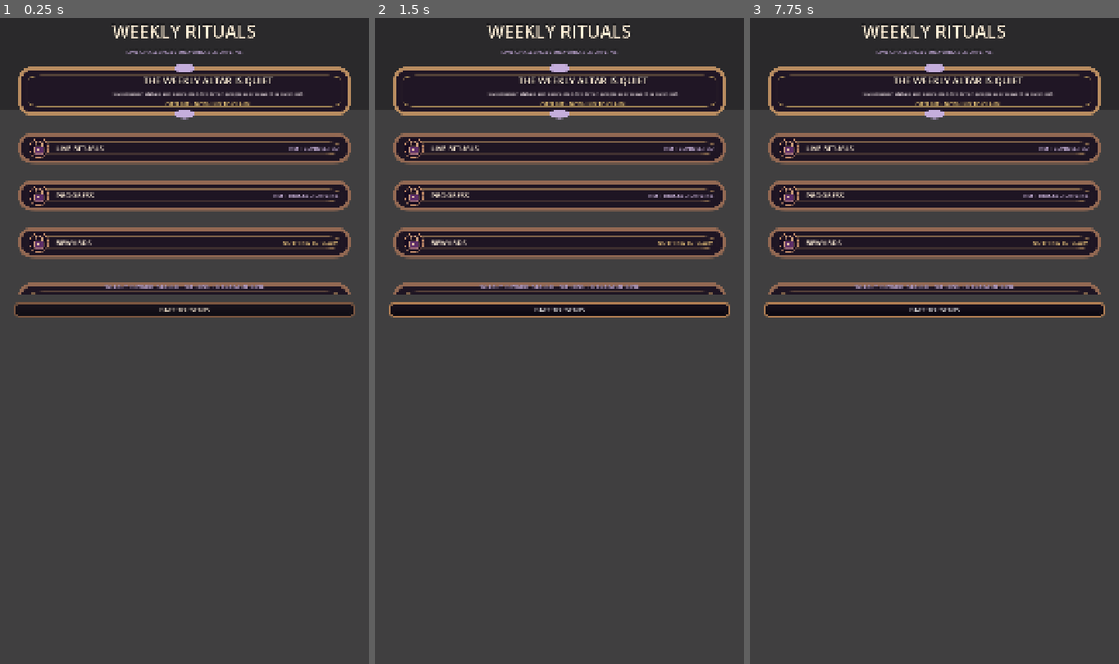
Above: before the commit, frames 1-3 (left to right).
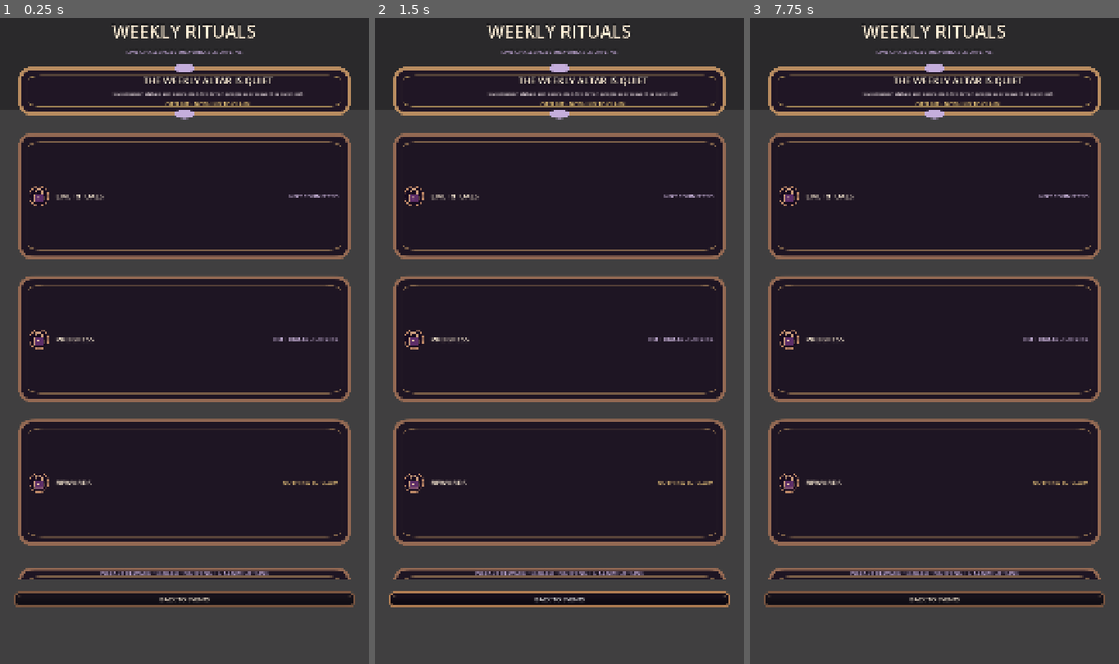
Above: after the commit, the same moments.

Repository: Jay-prodesign/akilta-match3
Game: Godot game, scene res://src/ui/missions/weekly_missions_screen.tscn
The game is run twice, just before and just after one commit, with the same random seed, the same clock (stepped at 60 frames per second) and the same inputs. This scene is started directly instead of the project's main scene.
Inputs (mouse positions are in pixels of both pictures, inside the frame that each line leads up to):
- Up to frame 1 (0.25 s): no input
- Up to frame 2 (1.5 s): tap Enter at 0.5 s; move the mouse to (640, 302) at 0.52 s; click (640, 302) at 0.67 s; click "BACK TO EVENTS" at 1.25 s
- Up to frame 3 (7.75 s): drag from (860, 366) to (916, 470) at 2.02 s; move the mouse to (971, 192) at 2.77 s; click (971, 192) at 2.92 s; drag from (916, 470) to (823, 237) at 3.52 s; move the mouse to (1045, 431) at 4.27 s; click (1045, 431) at 4.42 s; drag from (823, 237) to (879, 173) at 5.02 s; move the mouse to (952, 334) at 5.77 s; click (952, 334) at 5.92 s; drag from (879, 173) to (860, 366) at 6.52 s; move the mouse to (1015, 302) at 7.27 s; click (1015, 302) at 7.42 s

The runs differ from the first frame. In frame 1, 46% of the frame differs, in the area x 3-97%, y 18-92%; in frame 2, 46%; in frame 3, 46%.

Commit message:
Fill the Weekly Rituals stage with stacked mission rows

Diff:
--- a/src/ui/missions/weekly_missions_screen.gd
+++ b/src/ui/missions/weekly_missions_screen.gd
@@ -72,11 +72,11 @@
 	var altar_compact := empty_state.custom_minimum_size.y >= 170.0 and empty_state.custom_minimum_size.y <= 200.0 and reward_art.custom_minimum_size.x >= 110.0 and reward_art.custom_minimum_size.x <= 130.0 and reward_art.custom_minimum_size.y >= 110.0 and reward_art.custom_minimum_size.y <= 130.0
 	var status_rows := [feed_status, progress_status, reward_status]
 	var status_stack := $MissionLayout/MissionStatusStack as VBoxContainer
-	var status_stack_dense := status_stack != null and status_stack.size_flags_vertical != Control.SIZE_EXPAND_FILL and status_rows.all(func(row): return row != null and row.custom_minimum_size.y >= 120.0 and row.custom_minimum_size.y <= 136.0 and row.size_flags_vertical != Control.SIZE_EXPAND_FILL and row.get_theme_stylebox("panel") is StyleBoxTexture)
+	var status_stack_dense := status_stack != null and status_stack.size_flags_vertical == Control.SIZE_EXPAND_FILL and status_rows.all(func(row): return row != null and row.custom_minimum_size.y >= 120.0 and row.custom_minimum_size.y <= 136.0 and row.size_flags_vertical == Control.SIZE_EXPAND_FILL and row.get_theme_stylebox("panel") is StyleBoxTexture)
 	var truthful_status_copy := feed_state.text == "NOT CONNECTED" and progress_state.text == "NOT TRACKED OFFLINE" and reward_state.text == "NOTHING TO CLAIM"
 	var status_icons_loaded := [feed_icon, progress_icon, reward_icon].all(func(icon): return icon != null and icon.texture != null and String(icon.get_meta("asset_path", "")) == STATUS_SEAL_PATH)
-	var intentional_stage := stage_spacer != null and stage_spacer.size_flags_vertical != Control.SIZE_EXPAND_FILL and stage_spacer.custom_minimum_size.y <= 16.0 and ($MissionLayout as VBoxContainer).offset_bottom <= -150.0
-	var footer_record := opening_record.visible and opening_record.custom_minimum_size.y <= 64.0 and opening_record.text.contains("NOT …(257 unchanged characters)…
+	var intentional_stage := stage_spacer != null and stage_spacer.size_flags_vertical != Control.SIZE_EXPAND_FILL and stage_spacer.custom_minimum_size.y <= 2.0 and ($MissionLayout as VBoxContainer).offset_bottom <= -150.0
+	var footer_record := opening_record.visible and opening_record.custom_minimum_size.y >= 68.0 and opening_record.custom_minimum_size.y <= 78.0 and opening_record.text.contains("NOT …(257 unchanged characters)…
 	var world_visible := ($WorldShade as ColorRect).color.a <= 0.20 and ($HeaderShade as ColorRect).color.a <= 0.38
 	var return_actions := return_events.get_theme_stylebox("normal") is StyleBoxTexture and return_house.get_theme_stylebo …(343 unchanged characters)…
 	return {
--- a/src/ui/missions/weekly_missions_screen.tscn
+++ b/src/ui/missions/weekly_missions_screen.tscn
@@ -190,13 +190,13 @@
 
 [node name="MissionStatusStack" type="VBoxContainer" parent="MissionLayout"]
 layout_mode = 2
-size_flags_vertical = 0
+size_flags_vertical = 3
 theme_override_constants/separation = 10
 
 [node name="FeedStatus" type="PanelContainer" parent="MissionLayout/MissionStatusStack"]
 custom_minimum_size = Vector2(0, 128)
 layout_mode = 2
-size_flags_vertical = 0
+size_flags_vertical = 3
 
 [node name="Content" type="HBoxContainer" parent="MissionLayout/MissionStatusStack/FeedStatus"]
 layout_mode = 2
@@ -240,7 +240,7 @@
 [node name="ProgressStatus" type="PanelContainer" parent="MissionLayout/MissionStatusStack"]
 custom_minimum_size = Vector2(0, 128)
 layout_mode = 2
-size_flags_vertical = 0
+size_flags_vertical = 3
 
 [node name="Content" type="HBoxContainer" parent="MissionLayout/MissionStatusStack/ProgressStatus"]
 layout_mode = 2
@@ -284,7 +284,7 @@
 [node name="RewardStatus" type="PanelContainer" parent="MissionLayout/MissionStatusStack"]
 custom_minimum_size = Vector2(0, 128)
 layout_mode = 2
-size_flags_vertical = 0
+size_flags_vertical = 3
 
 [node name="Content" type="HBoxContainer" parent="MissionLayout/MissionStatusStack/RewardStatus"]
 layout_mode = 2
@@ -326,18 +326,18 @@
 mouse_filter = 2
 
 [node name="WorldStageSpacer" type="Control" parent="MissionLayout"]
-custom_minimum_size = Vector2(0, 10)
+custom_minimum_size = Vector2(0, 0)
 layout_mode = 2
 size_flags_vertical = 0
 mouse_filter = 2
 
 [node name="MissionOpeningRecord" type="Label" parent="MissionLayout"]
-custom_minimum_size = Vector2(0, 58)
+custom_minimum_size = Vector2(0, 72)
 layout_mode = 2
 theme_override_colors/font_color = Color(0.82, 0.72, 0.90, 1)
 theme_override_colors/font_outline_color = Color(0.02, 0.014, 0.028, 0.92)
 theme_override_constants/outline_size = 2
-theme_override_font_sizes/font_size = 17
+theme_override_font_sizes/font_size = 18
 text = "WEEKLY REWARD · SEALED · NOTHING TO CLAIM OFFLINE"
 horizontal_alignment = 1
 vertical_alignment = 1
--- a/tests/unit/test_weekly_missions_screen.gd
+++ b/tests/unit/test_weekly_missions_screen.gd
@@ -57,8 +57,8 @@
 	_expect(feed_row != null and feed_row.get_theme_stylebox("panel") is StyleBoxTexture and feed_state != null and feed_state.text == "NOT CONNECTED", "Weekly Rituals live-feed row must stay truthful and asset-backed")
 	_expect(progress_row != null and progress_row.get_theme_stylebox("panel") is StyleBoxTexture and progress_state != null and progress_state.text == "NOT TRACKED OFFLINE", "Weekly Rituals progress row must not fabricate offline progress")
 	_expect(reward_row != null and reward_row.get_theme_stylebox("panel") is StyleBoxTexture and reward_state != null and reward_state.text == "NOTHING TO CLAIM", "Weekly Rituals reward row must not fabricate a claim")
-	_expect(stage_spacer != null and stage_spacer.size_flags_vertical != Control.SIZE_EXPAND_FILL and stage_spacer.custom_minimum_size.y <= 16.0, "Weekly Rituals compact world gap drifted")
-	_expect(record != null and record.visible and record.custom_minimum_size.y <= 64.0 and record.text.contains("NOTHING TO CLAIM"), "Weekly Rituals footer must truthfully seal the unavailable reward area")
+	_expect(stage_spacer != null and stage_spacer.size_flags_vertical != Control.SIZE_EXPAND_FILL and stage_spacer.custom_minimum_size.y <= 2.0, "Weekly Rituals empty world corridor returned")
+	_expect(record != null and record.visible and record.custom_minimum_size.y >= 68.0 and record.custom_minimum_size.y <= 78.0 and record.text.contains("NOTHING TO CLAIM"), "Weekly Rituals footer must truthfully seal the unavailable reward area")
 	_expect(record != null and record.get_theme_stylebox("normal") is StyleBoxTexture, "Weekly Rituals sealed reward footer must render on quiet production chrome")
 
 	var event_signal := {"hit": false}
--- a/tests/visual/capture_three_level_progression.gd
+++ b/tests/visual/capture_three_level_progression.gd
@@ -224,7 +224,7 @@
 		return _fail(app, "Weekly Missions compact truthful intro drifted: %.3f" % weekly_altar_ratio)
 	if weekly_feed.custom_minimum_size.y < 120.0 or weekly_feed.custom_minimum_size.y > 136.0 or weekly_progress.custom_minimum_size.y < 120.0 or weekly_progress.custom_minimum_size.y > 136.0 or weekly_rewards.custom_minimum_size.y < 120.0 or weekly_rewards.custom_minimum_size.y > 136.0:
 		return _fail(app, "Weekly Missions locked-board horizontal ritual rows drifted")
-	if weekly_spacer.size_flags_vertical == Control.SIZE_EXPAND_FILL or weekly_spacer.custom_minimum_size.y > 16.0:
+	if weekly_spacer.size_flags_vertical == Control.SIZE_EXPAND_FILL or weekly_spacer.custom_minimum_size.y > 2.0:
 		return _fail(app, "Weekly Missions large empty world corridor returned")
 	if weekly_house_return.visible:
 		return _fail(app, "Weekly Missions redundant House button returned over product navigation")
